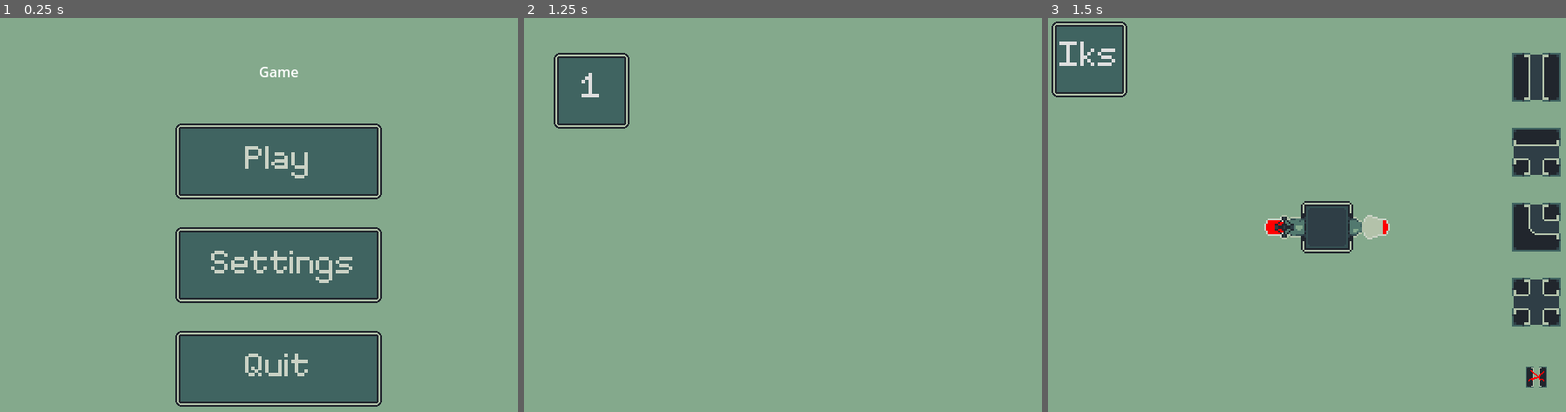
Above: before the commit, frames 1-3 (left to right).
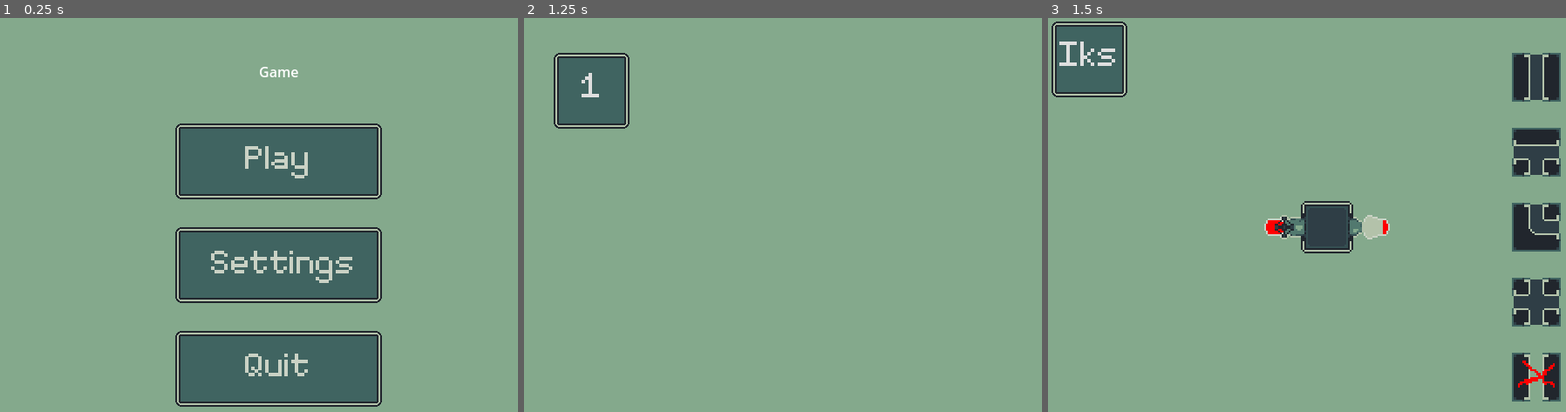
Above: after the commit, the same moments.

Repository: feargrinn/spacejam2024
Game: Godot game, scene res://node_2d.tscn
Two runs of this game, one before a commit and one after it. Both use one fixed random seed, a clock stepped at 60 frames per second and the inputs below.
Inputs (mouse positions are in pixels of both pictures, inside the frame that each line leads up to):
- Up to frame 1 (0.25 s): no input
- Up to frame 2 (1.25 s): click (803, 159) at 0.5 s
- Up to frame 3 (1.5 s): click "1" at 1.25 s

Frames 1-2 are identical in both runs. In frame 3, 0.9% of the frame differs, in the area x 89-99%, y 84-98%.

Commit message:
Finished lvl 5, added levels 7-10, not done yet

Diff:
--- /dev/null
+++ b/Levels/LevelEight.gd
@@ -0,0 +1,24 @@
+extends Map
+
+class_name LevelEight
+
+func set_dimensions():
+	number_of_tiles_x = 8
+	number_of_tiles_y = 8
+
+func level_definition():
+	var tile = input_script.new(colour_script.new(1, 0, 0))
+	set_tile_at(tile, 1, 0, 0)
+	tile = input_script.new(colour_script.new(0, 1, 0))
+	set_tile_at(tile, 3, 0, 0)
+	tile = input_script.new(colour_script.new(0, 0, 1))
+	set_tile_at(tile, 5, 0, 0)
+	tile = input_script.new(colour_script.new(1, 0, 0))
+	set_tile_at(tile, 6, 0, 0)
+
+	tile = output_script.new(colour_script.new(1, 1, 0))
+	set_tile_at(tile, 3, 7, 0)
+	all_outputs.append(tile)
+	tile = output_script.new(colour_script.new(0, 0, 0))
+	set_tile_at(tile, 5, 7)
+	all_outputs.append(tile)
--- a/Levels/LevelFive.gd
+++ b/Levels/LevelFive.gd
@@ -21,3 +21,13 @@
 	tile = output_script.new(colour_script.new(1, 1, 1))
 	set_tile_at(tile, 1, 3)
 	all_outputs.append(tile)
+	var paint : Array[Paint] = [Paint.new(colour_script.new(1,1,1), 1), Paint.new(colour_script.new(0,1,0), 1)]
+	var result = Paint.mix(paint)
+	tile = output_script.new(result)
+	set_tile_at(tile, 0, 1, 1)
+	all_outputs.append(tile)
+	paint = [Paint.new(result, 1),  Paint.new(colour_script.new(1,0,0), 1)]
+	result = Paint.mix(paint)
+	tile = output_script.new(result)
+	set_tile_at(tile, 2, 0, 2)
+	all_outputs.append(tile)
--- /dev/null
+++ b/Levels/LevelNine.gd
@@ -0,0 +1,24 @@
+extends Map
+
+class_name LevelNine
+
+func set_dimensions():
+	number_of_tiles_x = 8
+	number_of_tiles_y = 8
+
+func level_definition():
+	var tile = input_script.new(colour_script.new(1, 0, 0))
+	set_tile_at(tile, 1, 0, 0)
+	tile = input_script.new(colour_script.new(0, 1, 0))
+	set_tile_at(tile, 3, 0, 0)
+	tile = input_script.new(colour_script.new(0, 0, 1))
+	set_tile_at(tile, 5, 0, 0)
+	tile = input_script.new(colour_script.new(1, 0, 0))
+	set_tile_at(tile, 6, 0, 0)
+
+	tile = output_script.new(colour_script.new(1, 1, 0))
+	set_tile_at(tile, 3, 7, 0)
+	all_outputs.append(tile)
+	tile = output_script.new(colour_script.new(0, 0, 0))
+	set_tile_at(tile, 5, 7)
+	all_outputs.append(tile)
--- /dev/null
+++ b/Levels/LevelSeven.gd
@@ -0,0 +1,24 @@
+extends Map
+
+class_name LevelSeven
+
+func set_dimensions():
+	number_of_tiles_x = 8
+	number_of_tiles_y = 8
+
+func level_definition():
+	var tile = input_script.new(colour_script.new(1, 0, 0))
+	set_tile_at(tile, 1, 0, 0)
+	tile = input_script.new(colour_script.new(0, 1, 0))
+	set_tile_at(tile, 3, 0, 0)
+	tile = input_script.new(colour_script.new(0, 0, 1))
+	set_tile_at(tile, 5, 0, 0)
+	tile = input_script.new(colour_script.new(1, 0, 0))
+	set_tile_at(tile, 6, 0, 0)
+
+	tile = output_script.new(colour_script.new(1, 1, 0))
+	set_tile_at(tile, 3, 7, 0)
+	all_outputs.append(tile)
+	tile = output_script.new(colour_script.new(0, 0, 0))
+	set_tile_at(tile, 5, 7)
+	all_outputs.append(tile)
--- /dev/null
+++ b/Levels/LevelTen.gd
@@ -0,0 +1,24 @@
+extends Map
+
+class_name LevelTen
+
+func set_dimensions():
+	number_of_tiles_x = 8
+	number_of_tiles_y = 8
+
+func level_definition():
+	var tile = input_script.new(colour_script.new(1, 0, 0))
+	set_tile_at(tile, 1, 0, 0)
+	tile = input_script.new(colour_script.new(0, 1, 0))
+	set_tile_at(tile, 3, 0, 0)
+	tile = input_script.new(colour_script.new(0, 0, 1))
+	set_tile_at(tile, 5, 0, 0)
+	tile = input_script.new(colour_script.new(1, 0, 0))
+	set_tile_at(tile, 6, 0, 0)
+
+	tile = output_script.new(colour_script.new(1, 1, 0))
+	set_tile_at(tile, 3, 7, 0)
+	all_outputs.append(tile)
+	tile = output_script.new(colour_script.new(0, 0, 0))
+	set_tile_at(tile, 5, 7)
+	all_outputs.append(tile)
--- a/game.gd
+++ b/game.gd
@@ -38,6 +38,14 @@
 		new_map.set_script(preload("res://Levels/LevelFive.gd"))
 	elif level == 6:
 		new_map.set_script(preload("res://Levels/LevelSix.gd"))
+	elif level == 7:
+		new_map.set_script(preload("res://Levels/LevelSeven.gd"))
+	elif level == 8:
+		new_map.set_script(preload("res://Levels/LevelEight.gd"))
+	elif level == 9:
+		new_map.set_script(preload("res://Levels/LevelNine.gd"))
+	elif level == 10:
+		new_map.set_script(preload("res://Levels/LevelTen.gd"))
 	add_child(new_map)
 	current_map = new_map
 	$LeverPicker.hide()
@@ -56,6 +64,18 @@
 			$LeverPicker/Rows/Columns/MarginContainer4/Level.show()
 		4:
 			$LeverPicker/Rows/Columns/MarginContainer5/Level.show()
+		5:
+			$LeverPicker/Rows/Columns2/MarginContainer/Level.show()
+		6:
+			$LeverPicker/Rows/Columns2/MarginContainer2/Level.show()
+		7:
+			$LeverPicker/Rows/Columns2/MarginContainer3/Level.show()
+		8:
+			$LeverPicker/Rows/Columns2/MarginContainer4/Level.show()
+		9:
+			$LeverPicker/Rows/Columns2/MarginContainer5/Level.show()
+		10:
+			$LeverPicker/Rows/Columns3/MarginContainer/Level.show()
 	_on_level_pressed(current_level + 1)
 
 func victory_screen():
--- a/game.tscn
+++ b/game.tscn
@@ -149,7 +149,7 @@
 size_flags_horizontal = 3
 theme_override_fonts/font = ExtResource("2_rssi8")
 theme_override_font_sizes/font_size = 64
-text = "2"
+text = "7"
 icon = ExtResource("3_eonvc")
 flat = true
 icon_alignment = 1
@@ -165,7 +165,7 @@
 size_flags_horizontal = 3
 theme_override_fonts/font = ExtResource("2_rssi8")
 theme_override_font_sizes/font_size = 64
-text = "3"
+text = "8"
 icon = ExtResource("3_eonvc")
 flat = true
 icon_alignment = 1
@@ -181,7 +181,7 @@
 size_flags_horizontal = 3
 theme_override_fonts/font = ExtResource("2_rssi8")
 theme_override_font_sizes/font_size = 64
-text = "4"
+text = "9"
 icon = ExtResource("3_eonvc")
 flat = true
 icon_alignment = 1
@@ -197,7 +197,7 @@
 size_flags_horizontal = 3
 theme_override_fonts/font = ExtResource("2_rssi8")
 theme_override_font_sizes/font_size = 64
-text = "5"
+text = "10"
 icon = ExtResource("3_eonvc")
 flat = true
 icon_alignment = 1
@@ -436,7 +436,7 @@
 layout_mode = 2
 size_flags_vertical = 3
 texture = ExtResource("10_mn7g2")
-stretch_mode = 3
+stretch_mode = 5
 
 [node name="VictoryScreen" type="ColorRect" parent="."]
 visible = false
@@ -528,10 +528,10 @@
 [connection signal="pressed" from="LeverPicker/Rows/Columns/MarginContainer4/Level" to="." method="_on_level_pressed" binds= [4]]
 [connection signal="pressed" from="LeverPicker/Rows/Columns/MarginContainer5/Level" to="." method="_on_level_pressed" binds= [5]]
 [connection signal="pressed" from="LeverPicker/Rows/Columns2/MarginContainer/Level" to="." method="_on_level_pressed" binds= [6]]
-[connection signal="pressed" from="LeverPicker/Rows/Columns2/MarginContainer2/Level" to="." method="_on_level_pressed" binds= [2]]
-[connection signal="pressed" from="LeverPicker/Rows/Columns2/MarginContainer3/Level" to="." method="_on_level_pressed" binds= [3]]
-[connection signal="pressed" from="LeverPicker/Rows/Columns2/MarginContainer4/Level" to="." method="_on_level_pressed" binds= [4]]
-[connection signal="pressed" from="LeverPicker/Rows/Columns2/MarginContainer5/Level" to="." method="_on_level_pressed" binds= [5]]
+[connection signal="pressed" from="LeverPicker/Rows/Columns2/MarginContainer2/Level" to="." method="_on_level_pressed" binds= [7]]
+[connection signal="pressed" from="LeverPicker/Rows/Columns2/MarginContainer3/Level" to="." method="_on_level_pressed" binds= [8]]
+[connection signal="pressed" from="LeverPicker/Rows/Columns2/MarginContainer4/Level" to="." method="_on_level_pressed" binds= [9]]
+[connection signal="pressed" from="LeverPicker/Rows/Columns2/MarginContainer5/Level" to="." method="_on_level_pressed" binds= [10]]
 [connection signal="pressed" from="LeverPicker/Rows/Columns3/MarginContainer/Level" to="." method="_on_level_pressed" binds= [1]]
 [connection signal="pressed" from="LeverPicker/Rows/Columns3/MarginContainer2/Level" to="." method="_on_level_pressed" binds= [2]]
 [connection signal="pressed" from="LeverPicker/Rows/Columns3/MarginContainer3/Level" to="." method="_on_level_pressed" binds= [3]]
Not shown: 1 places in game.tscn that only renumber resources
